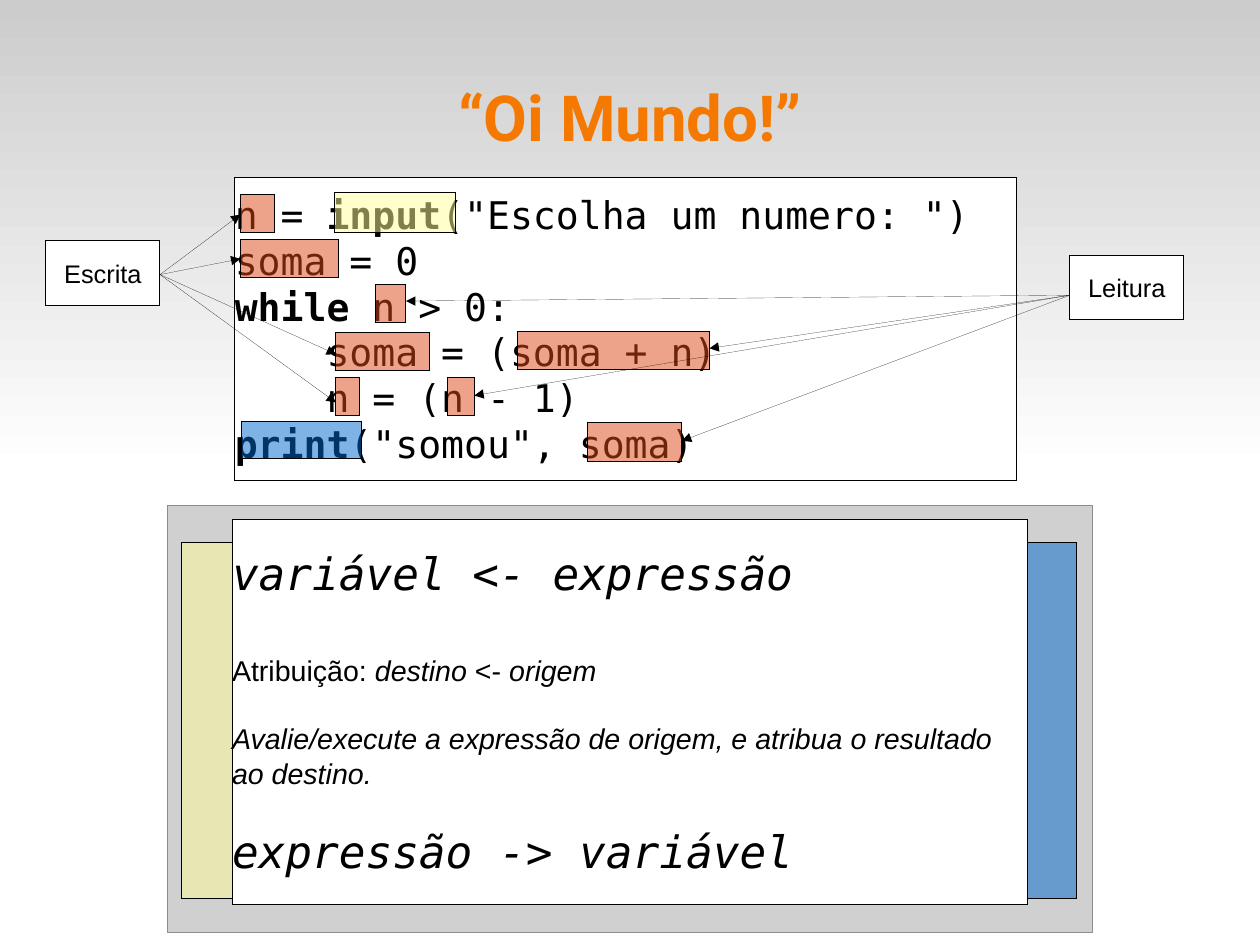
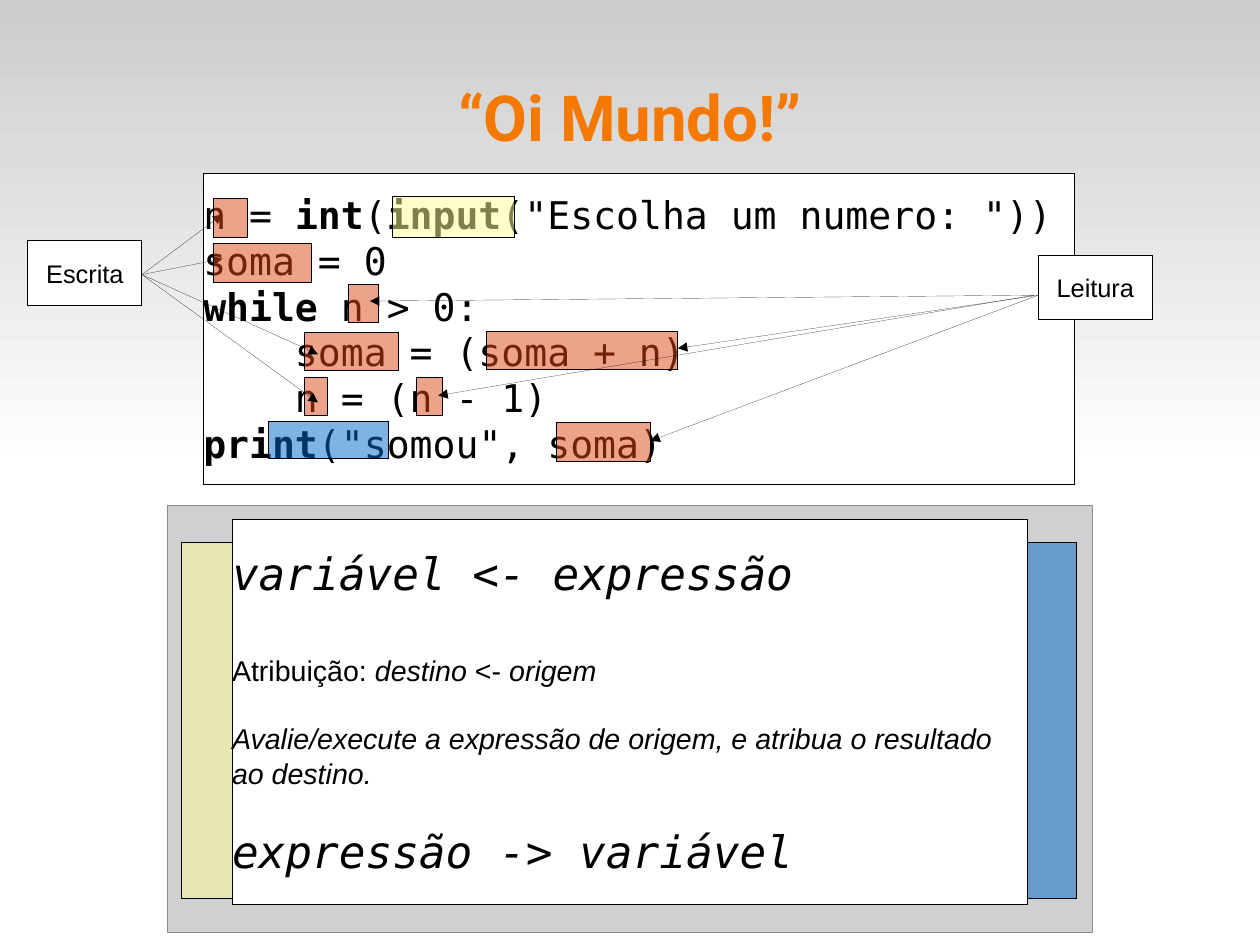
Before and after one commit to fsantanna-uerj/IPD, a slide deck: slide 13 of slides/ipd-01.odp. Drawn at 1260x945 pixels with LibreOffice and Linux fonts; fonts in the diff are those of the drawing; grey boxes stand for pictures. Boxes give left, top, right and bottom in pixels: in the first picture for what was removed or moved away, otherwise in the second. Text is boxed around its words. In the diff, an @@ line names an element or a change of style, - is before the commit and + after.

```diff
--- a/slides/ipd-01.odp
+++ b/slides/ipd-01.odp
@@ rectangle "n = int(input("Escolha um numero: ...": place and size @@
-rectangle "n = int(input("Escolha um numero: ..." at [236, 177, 1018, 480]
+rectangle "n = int(input("Escolha um numero: ..." at [204, 174, 1075, 485]
@@ text in rectangle at [203, 198, 961, 237]: text changed @@
-n = input("Escolha um numero: ")
+n = int(input("Escolha um numero: "))
@@ rectangle: place and size @@
-rectangle at [240, 194, 274, 233]
+rectangle at [214, 199, 248, 238]
@@ rectangle: place and size @@
-rectangle at [334, 192, 455, 233]
+rectangle at [393, 197, 515, 238]
@@ 4 arrows, 1 rectangle: place and size @@
-4 arrows, 1 rectangle at [46, 215, 336, 402]
+4 arrows, 1 rectangle at [27, 215, 318, 402]
@@ rectangle: place and size @@
-rectangle at [240, 240, 338, 279]
+rectangle at [214, 244, 312, 282]
@@ rectangle: place and size @@
-rectangle at [375, 285, 406, 324]
+rectangle at [349, 285, 380, 324]
@@ arrow moved from (1070, 295) - (406, 301) to (1035, 295) - (370, 301) @@
@@ arrow moved from (1070, 295) - (475, 396) to (1035, 295) - (438, 396) @@
@@ 6 rectangles, 2 arrows: place and size @@
-6 rectangles, 2 arrows at [336, 255, 1185, 462]
+6 rectangles, 2 arrows at [304, 255, 1153, 462]
@@ rectangle: place and size @@
-rectangle at [241, 422, 361, 458]
+rectangle at [269, 422, 389, 458]
```
Also in this commit, not shown: 2 other slides changed, 7 other files.
